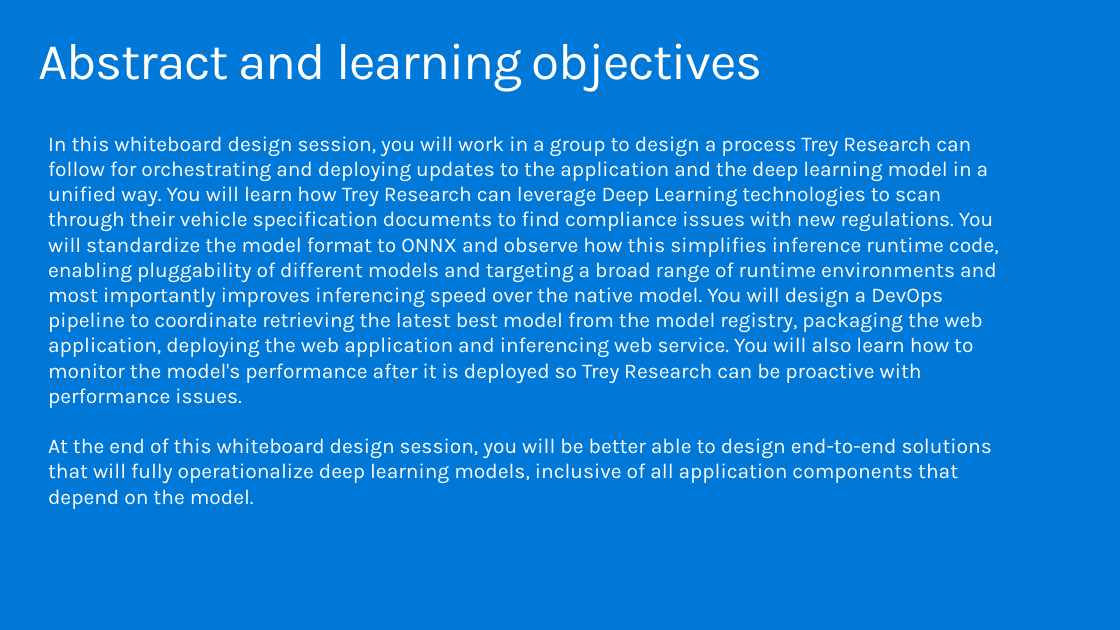
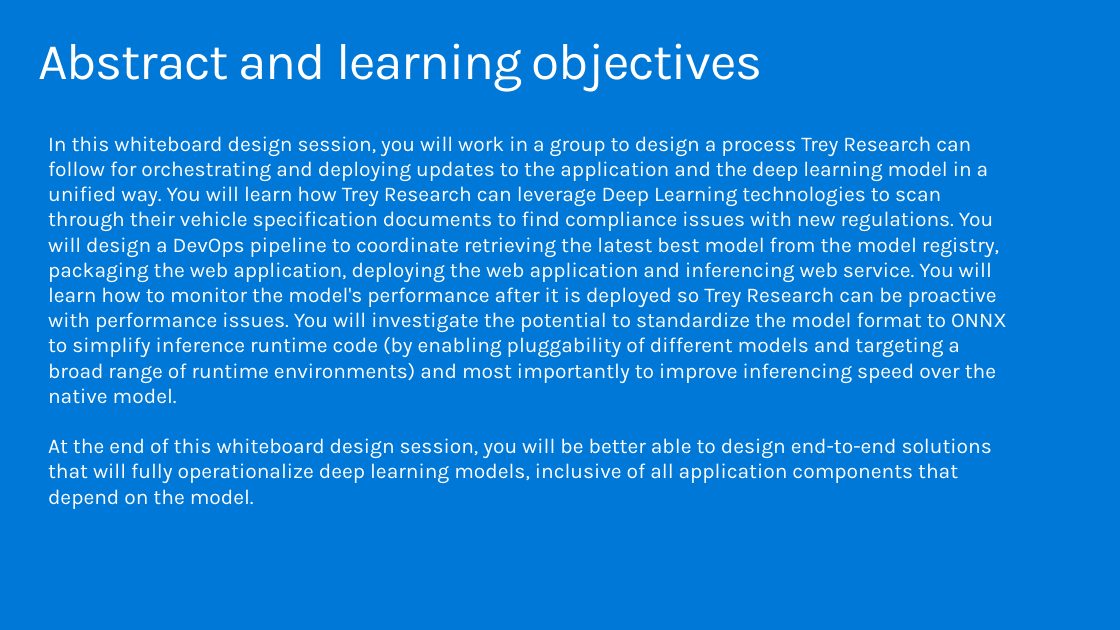
Before and after one commit to tiagoh/MCW-ML-Ops-1Day, a slide deck: slide 2 of Whiteboard design session/WDS trainer presentation - MLOps.pptx. Drawn at 1120x630 pixels with LibreOffice and Linux fonts; fonts in the diff are those of the drawing. Boxes give left, top, right and bottom in pixels: in the first picture for what was removed or moved away, otherwise in the second. Text is boxed around its words. In the diff, an @@ line names an element or a change of style, - is before the commit and + after.

Commit message:
Improve clarity on ONNX discussion

```diff
--- a/Whiteboard design session/WDS trainer presentation - MLOps.pptx
+++ b/Whiteboard design session/WDS trainer presentation - MLOps.pptx
@@ text at <box>48,136,1007,404</box>: text changed @@
-In this whiteboard design session, you will work in a group to design a process Trey Research can follow for orchestrating and deploying updates to the application and the deep learning model in a unified way. You will learn how Trey Research can leverage Deep Learning technologies to scan through their vehicle specification documents to find compliance issues with new regulations. You will standardize the model format to ONNX and observe how this simplifies inference runtime code, enabling pluggability of different models and targeting a broad range of runtime environments and most importantly improves inferencing speed over the native model. You will design a DevOps pipeline to coordinate retrieving the latest best model from the model registry, packaging the web application, deploying the web application and inferencing web service. You will also learn how to monitor the model's performance after it is deployed so Trey Research can be proactive with performance issues.
+In this whiteboard design session, you will work in a group to design a process Trey Research can follow for orchestrating and deploying updates to the application and the deep learning model in a unified way. You will learn how Trey Research can leverage Deep Learning technologies to scan through their vehicle specification documents to find compliance issues with new regulations. You will design a DevOps pipeline to coordinate retrieving the latest best model from the model registry, packaging the web application, deploying the web application and inferencing web service. You will learn how to monitor the model's performance after it is deployed so Trey Research can be proactive with performance issues. You will investigate the potential to standardize the model format to ONNX to simplify inference runtime code (by enabling pluggability of different models and targeting a broad range of runtime environments) and most importantly to improve inferencing speed over the native model.
```
Also in this commit, not shown: 18 other slides changed, 1 other file.
